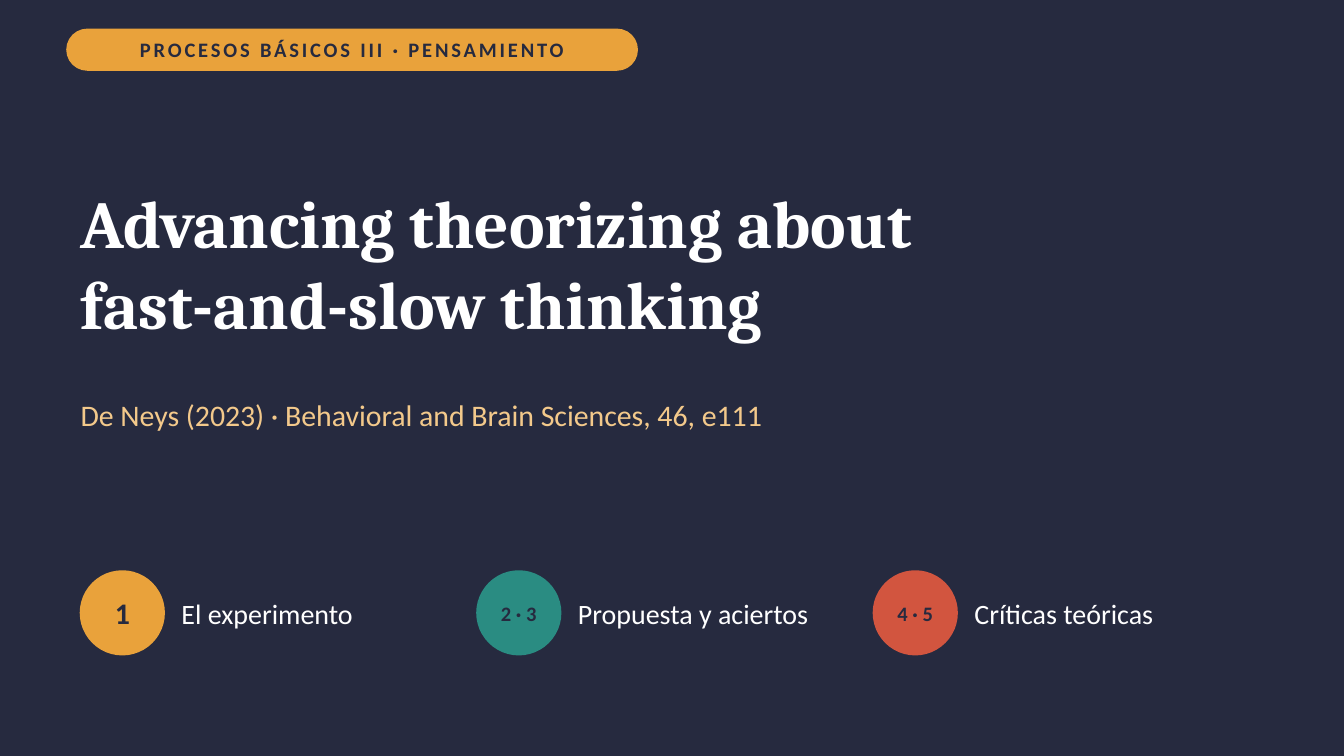
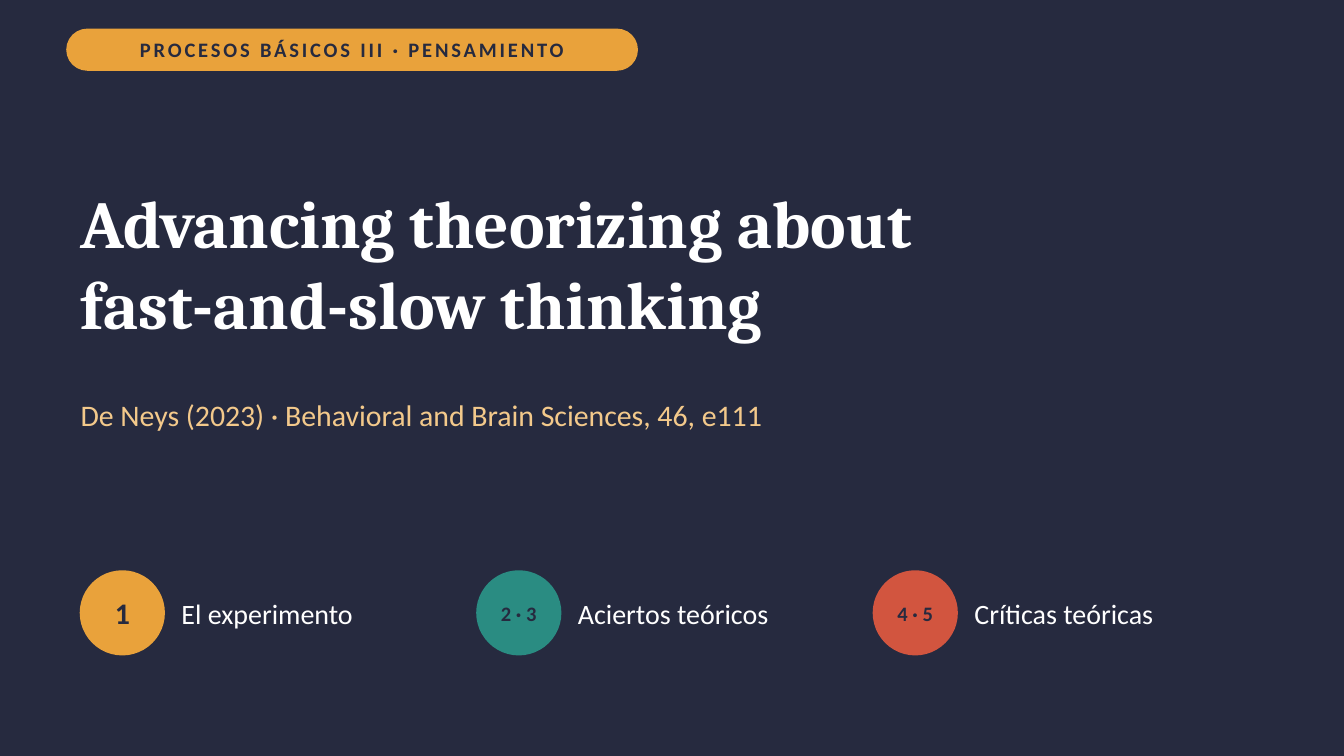
Before and after one commit to Franco4447/psicologia-favaloro, a slide deck: slide 1 of 2do Año/Procesos Básicos III/6_Entregables/U03_PresentacionArticulo_FastAndSlowThinking_Diapositivas.pptx. Drawn at 1344x756 pixels with LibreOffice and Linux fonts; fonts in the diff are those of the drawing. Boxes give left, top, right and bottom in pixels: in the first picture for what was removed or moved away, otherwise in the second. Text is boxed around its words. In the diff, an @@ line names an element or a change of style, - is before the commit and + after.

```diff
--- a/2do Año/Procesos Básicos III/6_Entregables/U03_PresentacionArticulo_FastAndSlowThinking_Diapositivas.pptx
+++ b/2do Año/Procesos Básicos III/6_Entregables/U03_PresentacionArticulo_FastAndSlowThinking_Diapositivas.pptx
@@ text at bbox=[578, 604, 768, 624]: text changed @@
-Propuesta y aciertos
+Aciertos teóricos
```
Also in this commit, not shown: 3 other slides changed, 2 other files.
